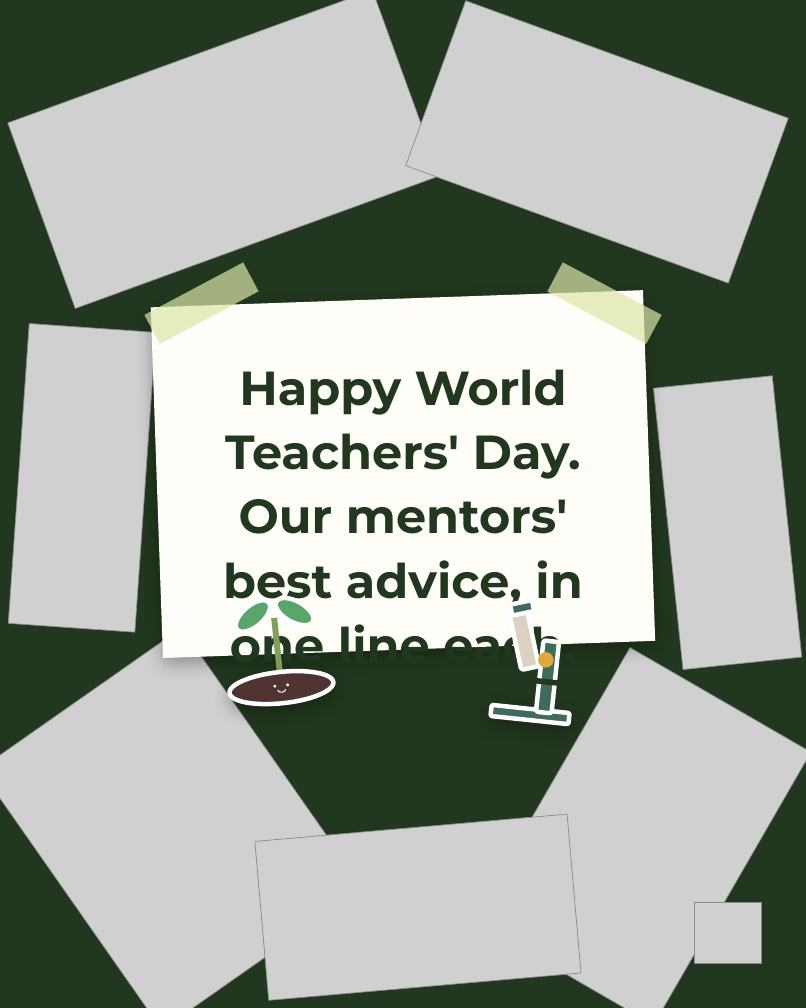
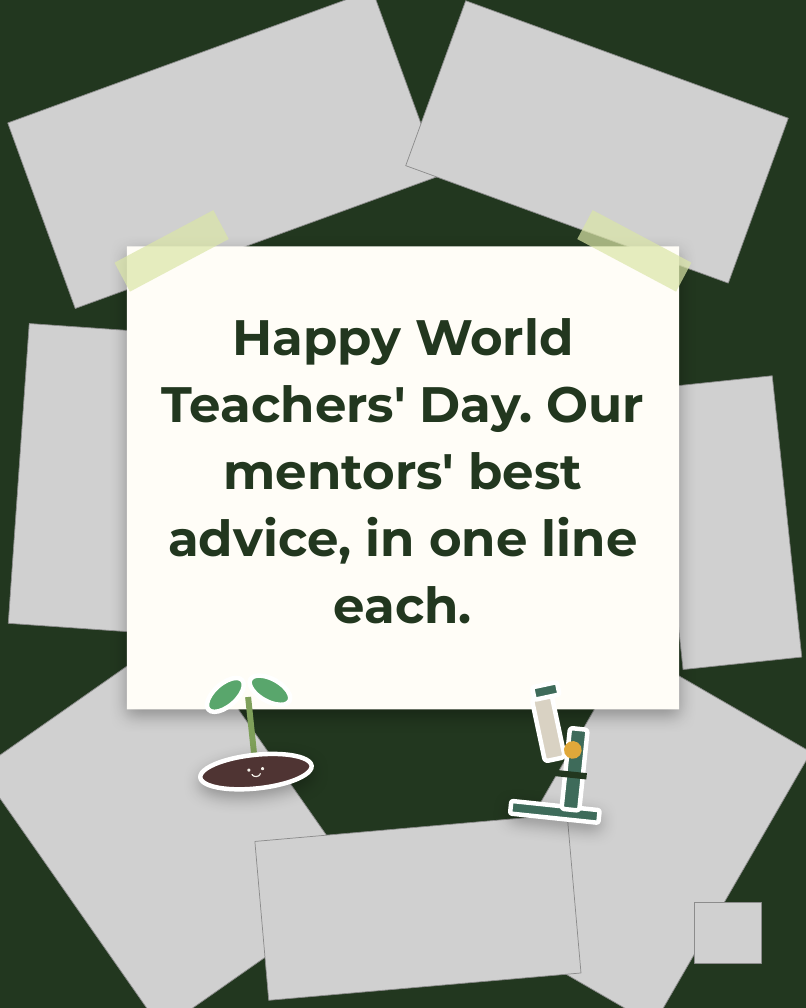
Before and after one commit to linneamoritznyc/SFW-SocialMedia, a slide deck: slide 1 of templates/posts/october/05-10-2026-mon-ig-teachers-day.pptx. Drawn at 806x1008 pixels with LibreOffice and Linux fonts; fonts in the diff are those of the drawing; grey boxes stand for pictures. Boxes give left, top, right and bottom in pixels: in the first picture for what was removed or moved away, otherwise in the second. Text is boxed around its words. In the diff, an @@ line names an element or a change of style, - is before the commit and + after.

```diff
--- a/templates/posts/october/05-10-2026-mon-ig-teachers-day.pptx
+++ b/templates/posts/october/05-10-2026-mon-ig-teachers-day.pptx
@@ rectangle: place and size @@
-rectangle at (144, 262, 258, 344)
+rectangle at (114, 210, 228, 292)
@@ rectangle: place and size @@
-rectangle at (548, 262, 662, 344)
+rectangle at (577, 210, 691, 292)
@@ rectangle at (127, 246, 679, 709): rotation 358 to 0 degrees @@
@@ text "Happy World Teachers' Day. Our ...": place and size @@
-text "Happy World Teachers' Day. Our ..." at (223, 369, 582, 673)
+text "Happy World Teachers' Day. Our ..." at (162, 318, 644, 624)
@@ text "Happy World Teachers' Day. Our ..." at (162, 318, 644, 624): size 48 to 50 pt @@
@@ ellipse: place and size @@
-ellipse at (230, 594, 275, 637)
+ellipse at (201, 672, 249, 718)
@@ ellipse: place and size @@
-ellipse at (271, 592, 318, 631)
+ellipse at (245, 669, 295, 710)
@@ rounded rectangle: place and size @@
-rounded rectangle at (510, 600, 534, 615)
+rounded rectangle at (532, 682, 559, 700)
@@ rectangle: place and size @@
-rectangle at (271, 617, 283, 682)
+rectangle at (245, 696, 258, 766)
@@ rounded rectangle: place and size @@
-rounded rectangle at (510, 611, 539, 670)
+rounded rectangle at (532, 695, 565, 762)
@@ ellipse: place and size @@
-ellipse at (228, 666, 335, 708)
+ellipse at (198, 749, 313, 794)
@@ rounded rectangle: place and size @@
-rounded rectangle at (536, 640, 559, 713)
+rounded rectangle at (562, 728, 588, 810)
@@ ellipse: place and size @@
-ellipse at (537, 651, 555, 669)
+ellipse at (563, 740, 583, 760)
@@ 2 ellipses, 1 arch (boxed as its full ring): place and size @@
-2 ellipses, 1 arch (boxed as its full ring) at (274, 683, 290, 693)
+2 ellipses, 1 arch (boxed as its full ring) at (247, 766, 264, 778)
@@ rectangle: place and size @@
-rectangle at (502, 674, 558, 686)
+rectangle at (524, 766, 588, 779)
@@ rounded rectangle: place and size @@
-rounded rectangle at (490, 705, 569, 724)
+rounded rectangle at (510, 801, 599, 823)
```
Also in this commit, not shown: 15 other slides changed, 18 other files.
